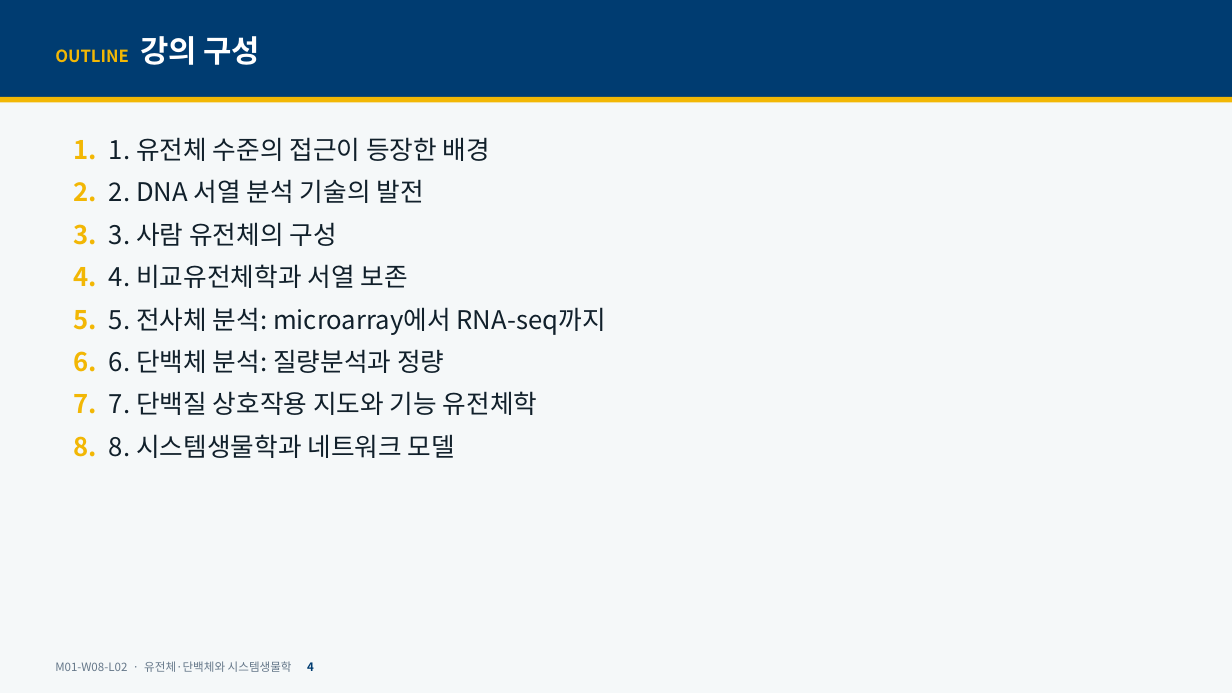
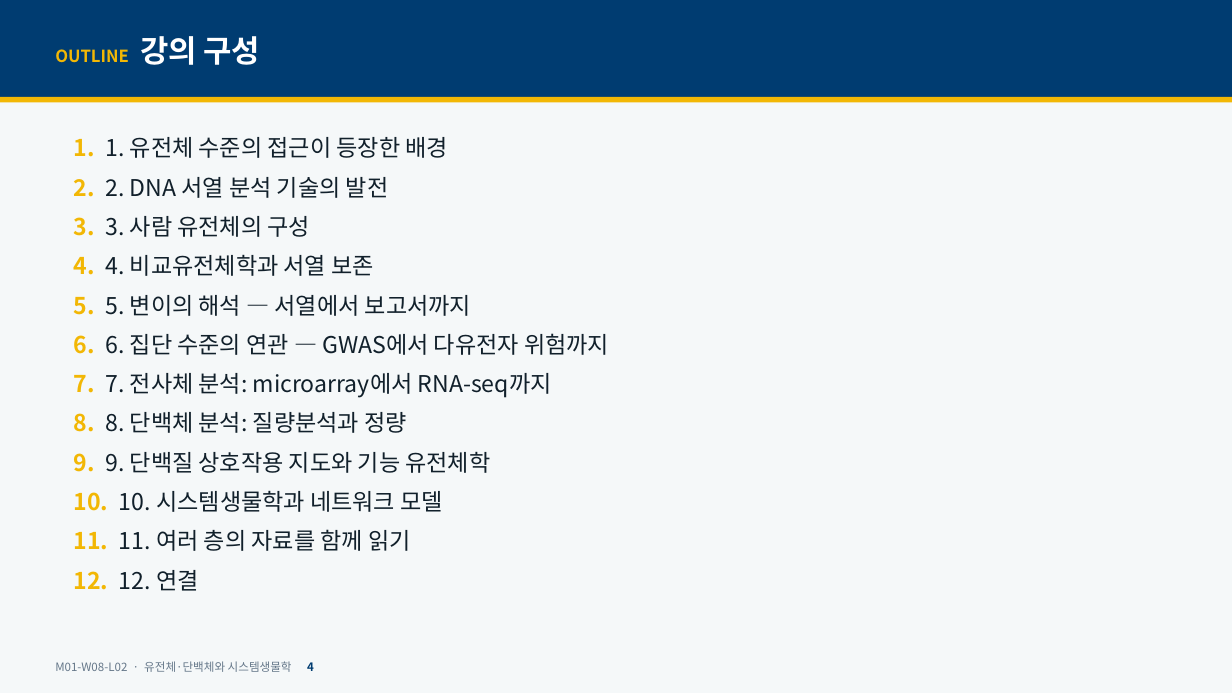
Before and after one commit to hoperiasd2/hoperiasd2.github.io, a slide deck: slide 4 of curriculum/M01/W08/L02/slides.pptx. Drawn at 1232x693 pixels with LibreOffice and Linux fonts; fonts in the diff are those of the drawing. Boxes give left, top, right and bottom in pixels: in the first picture for what was removed or moved away, otherwise in the second. Text is boxed around its words. In the diff, an @@ line names an element or a change of style, - is before the commit and + after.

```diff
--- a/curriculum/M01/W08/L02/slides.pptx
+++ b/curriculum/M01/W08/L02/slides.pptx
@@ text at (x1=74, y1=137, x2=448, y2=276): size 20 to 18 pt in "1. 1. 유전체 수준의 접근이 등장한 배경", "2. 2. DNA 서열 분석 기술의 발전", "3. 3. 사람 유전체의 구성", "4. 4. 비교유전체학과 서열 보존" @@
@@ text at (x1=74, y1=295, x2=609, y2=591): text changed; size 20 to 18 pt @@
-5. 5. 전사체 분석: microarray에서 RNA-seq까지
-6. 6. 단백체 분석: 질량분석과 정량
-7. 7. 단백질 상호작용 지도와 기능 유전체학
-8. 8. 시스템생물학과 네트워크 모델
+5. 5. 변이의 해석 — 서열에서 보고서까지
+6. 6. 집단 수준의 연관 — GWAS에서 다유전자 위험까지
+7. 7. 전사체 분석: microarray에서 RNA-seq까지
+8. 8. 단백체 분석: 질량분석과 정량
+9. 9. 단백질 상호작용 지도와 기능 유전체학
+10. 10. 시스템생물학과 네트워크 모델
+11. 11. 여러 층의 자료를 함께 읽기
+12. 12. 연결
```
Also in this commit, not shown: 41 other slides changed, 15 slides added, 5 other files.
